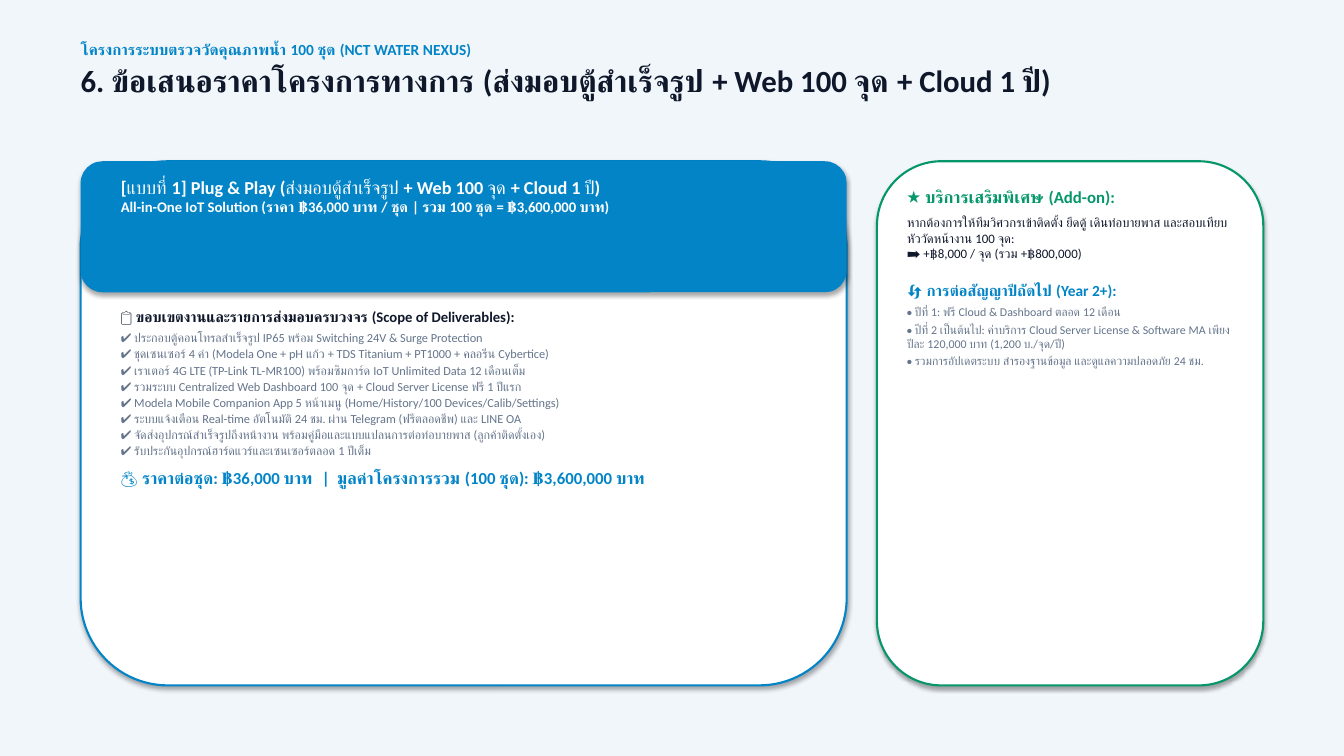
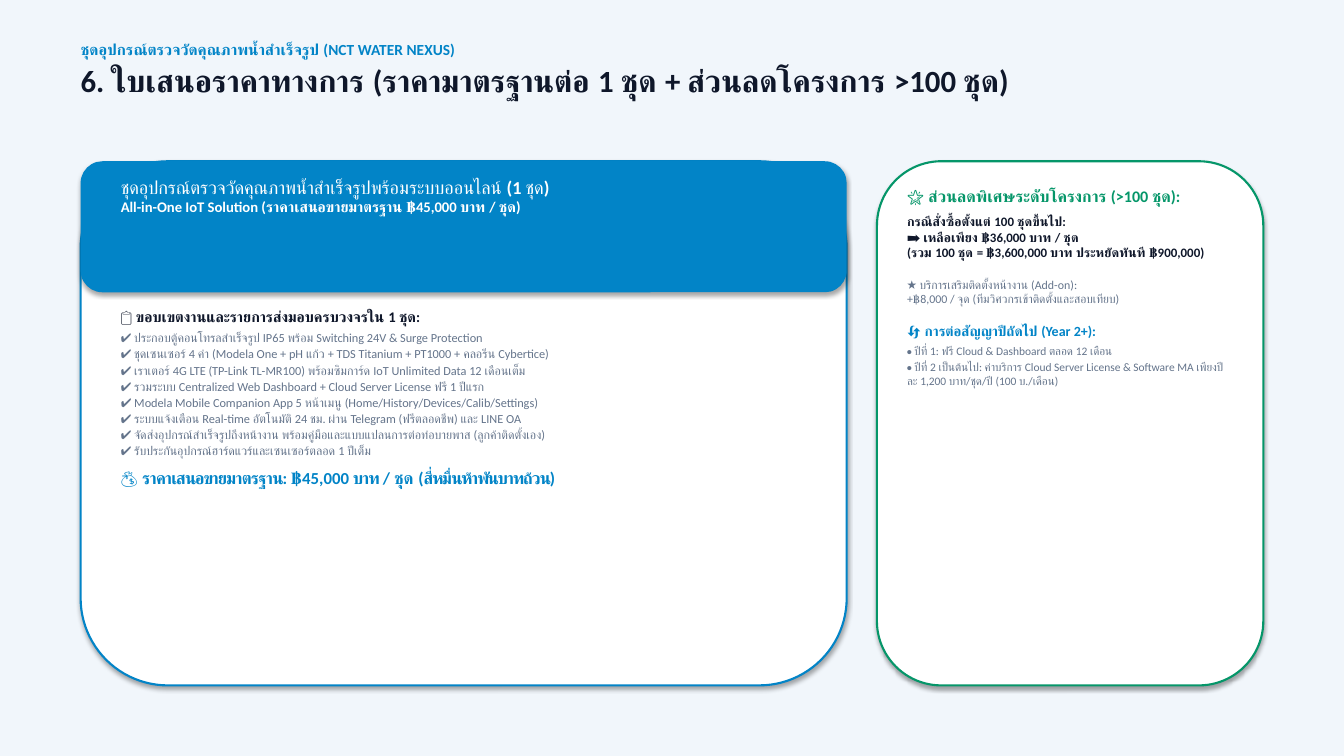
Before and after one commit to WoobWarb/nct-water-nexus, a slide deck: slide 7 of NCT_Water_Nexus_Report_and_Pricing.pptx. Drawn at 1344x756 pixels with LibreOffice and Linux fonts; fonts in the diff are those of the drawing. Boxes give left, top, right and bottom in pixels: in the first picture for what was removed or moved away, otherwise in the second. Text is boxed around its words. In the diff, an @@ line names an element or a change of style, - is before the commit and + after.

```diff
--- a/NCT_Water_Nexus_Report_and_Pricing.pptx
+++ b/NCT_Water_Nexus_Report_and_Pricing.pptx
@@ text at (x1=81, y1=43, x2=1009, y2=101): text changed @@
-โครงการระบบตรวจวัดคุณภาพน้ำ 100 ชุด (NCT WATER NEXUS)
-6. ข้อเสนอราคาโครงการทางการ (ส่งมอบตู้สำเร็จรูป + Web 100 จุด + Cloud 1 ปี)
+ชุดอุปกรณ์ตรวจวัดคุณภาพน้ำสำเร็จรูป (NCT WATER NEXUS)
+6. ใบเสนอราคาทางการ (ราคามาตรฐานต่อ 1 ชุด + ส่วนลดโครงการ >100 ชุด)
@@ text at (x1=121, y1=180, x2=550, y2=217): text changed; size 10.5 to 13 pt @@
-[แบบที่ 1] Plug & Play (ส่งมอบตู้สำเร็จรูป + Web 100 จุด + Cloud 1 ปี)
-All-in-One IoT Solution (ราคา ฿36,000 บาท / ชุด | รวม 100 ชุด = ฿3,600,000 บาท)
+ชุดอุปกรณ์ตรวจวัดคุณภาพน้ำสำเร็จรูปพร้อมระบบออนไลน์ (1 ชุด)
+All-in-One IoT Solution (ราคาเสนอขายมาตรฐาน ฿45,000 บาท / ชุด)
@@ text at (x1=907, y1=189, x2=1204, y2=306): text changed; bold on @@
-★ บริการเสริมพิเศษ (Add-on):
-หากต้องการให้ทีมวิศวกรเข้าติดตั้ง ยึดตู้ เดินท่อบายพาส และสอบเทียบหัววัดหน้างาน 100 จุด:
-➡️ +฿8,000 / จุด (รวม +฿800,000)
+🌟 ส่วนลดพิเศษระดับโครงการ (>100 ชุด):
+กรณีสั่งซื้อตั้งแต่ 100 ชุดขึ้นไป:
+➡️ เหลือเพียง ฿36,000 บาท / ชุด
+(รวม 100 ชุด = ฿3,600,000 บาท ประหยัดทันที ฿900,000)
+★ บริการเสริมติดตั้งหน้างาน (Add-on):
++฿8,000 / จุด (ทีมวิศวกรเข้าติดตั้งและสอบเทียบ)
@@ text at (x1=136, y1=310, x2=420, y2=327): text changed @@
-📋 ขอบเขตงานและรายการส่งมอบครบวงจร (Scope of Deliverables):
+📋 ขอบเขตงานและรายการส่งมอบครบวงจรใน 1 ชุด:
@@ text at (x1=914, y1=325, x2=1112, y2=355): size 11 to 10 pt in "🔄 การต่อสัญญาปีถัดไป (Year 2+):"; size 8.5 to 8.2 pt in "• ปีที่ 1: ฟรี Cloud & Dashboard ..."; less space between paragraphs @@
@@ text at (x1=134, y1=381, x2=538, y2=411): text changed @@
-✔ รวมระบบ Centralized Web Dashboard 100 จุด + Cloud Server License ฟรี 1 ปีแรก
-✔ Modela Mobile Companion App 5 หน้าเมนู (Home/History/100 Devices/Calib/Settings)
+✔ รวมระบบ Centralized Web Dashboard + Cloud Server License ฟรี 1 ปีแรก
+✔ Modela Mobile Companion App 5 หน้าเมนู (Home/History/Devices/Calib/Settings)
@@ text at (x1=907, y1=362, x2=1222, y2=389): text changed; size 8.5 to 8.2 pt @@
-• ปีที่ 2 เป็นต้นไป: ค่าบริการ Cloud Server License & Software MA เพียงปีละ 120,000 บาท (1,200 บ./จุด/ปี)
-• รวมการอัปเดตระบบ สำรองฐานข้อมูล และดูแลความปลอดภัย 24 ชม.
+• ปีที่ 2 เป็นต้นไป: ค่าบริการ Cloud Server License & Software MA เพียงปีละ 1,200 บาท/ชุด/ปี (100 บ./เดือน)
@@ text at (x1=142, y1=471, x2=555, y2=489): text changed @@
-💰 ราคาต่อชุด: ฿36,000 บาท | มูลค่าโครงการรวม (100 ชุด): ฿3,600,000 บาท
+💰 ราคาเสนอขายมาตรฐาน: ฿45,000 บาท / ชุด (สี่หมื่นห้าพันบาทถ้วน)
```
Also in this commit, not shown: 7 other slides changed, 9 other files.
